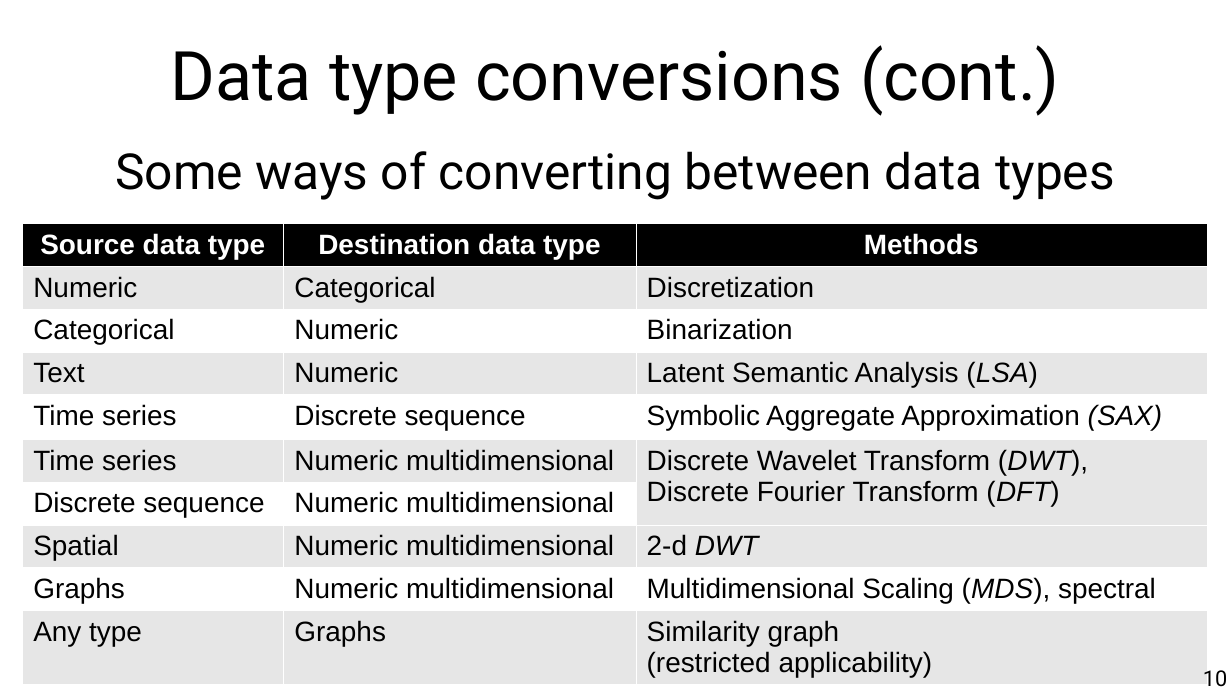
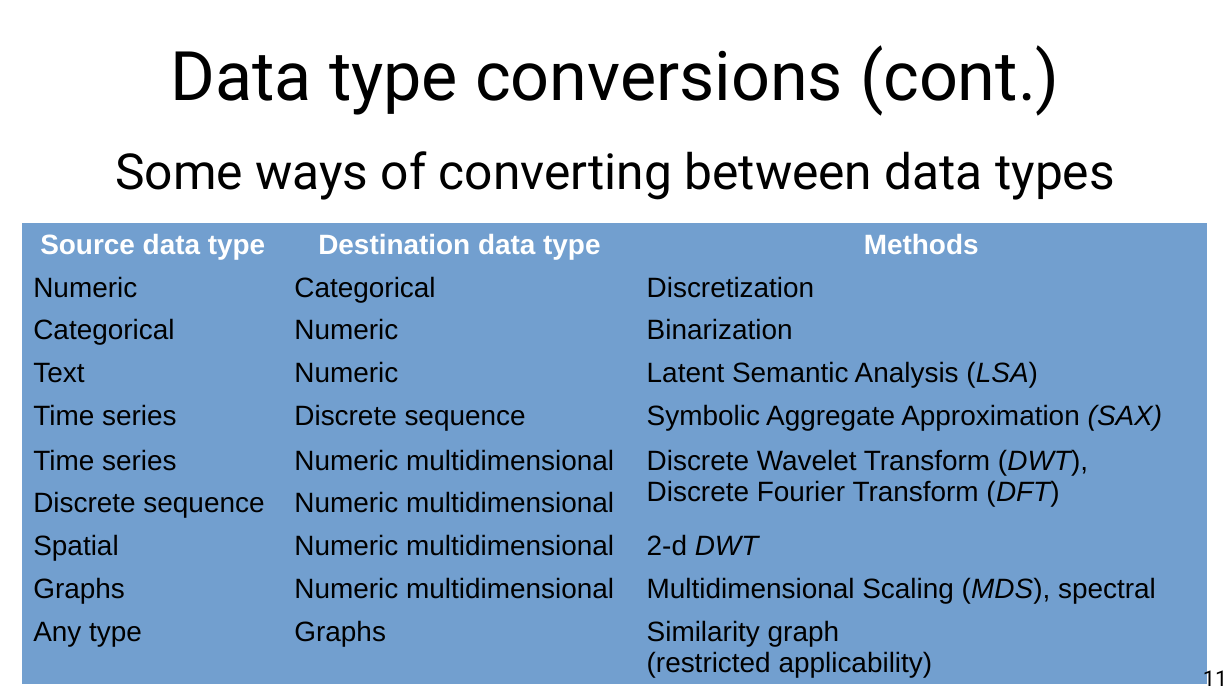
Before and after one commit to chatox/data-mining-course, a slide deck: slide 11 of theory/odp/tt03_data_types.odp (slide 10 before the commit). Drawn at 1232x693 pixels with LibreOffice and Linux fonts; fonts in the diff are those of the drawing. Boxes give left, top, right and bottom in pixels: in the first picture for what was removed or moved away, otherwise in the second. Text is boxed around its words. In the diff, an @@ line names an element or a change of style, - is before the commit and + after.

```diff
--- a/theory/odp/tt03_data_types.odp
+++ b/theory/odp/tt03_data_types.odp
@@ table at [22, 224, 1207, 684] @@
@@ fill #000000 to #729FCF in row 1 @@
@@ fill #E6E6E6 to #729FCF in 15 cells @@
@@ fill #FFFFFF to #729FCF in 11 cells @@
@@ borders changed @@
@@ page number at [1203, 665, 1227, 686]: text changed @@
-10
+11
```
Also in this commit, not shown: 2 other slides changed, 1 slide added, 3 other files.
